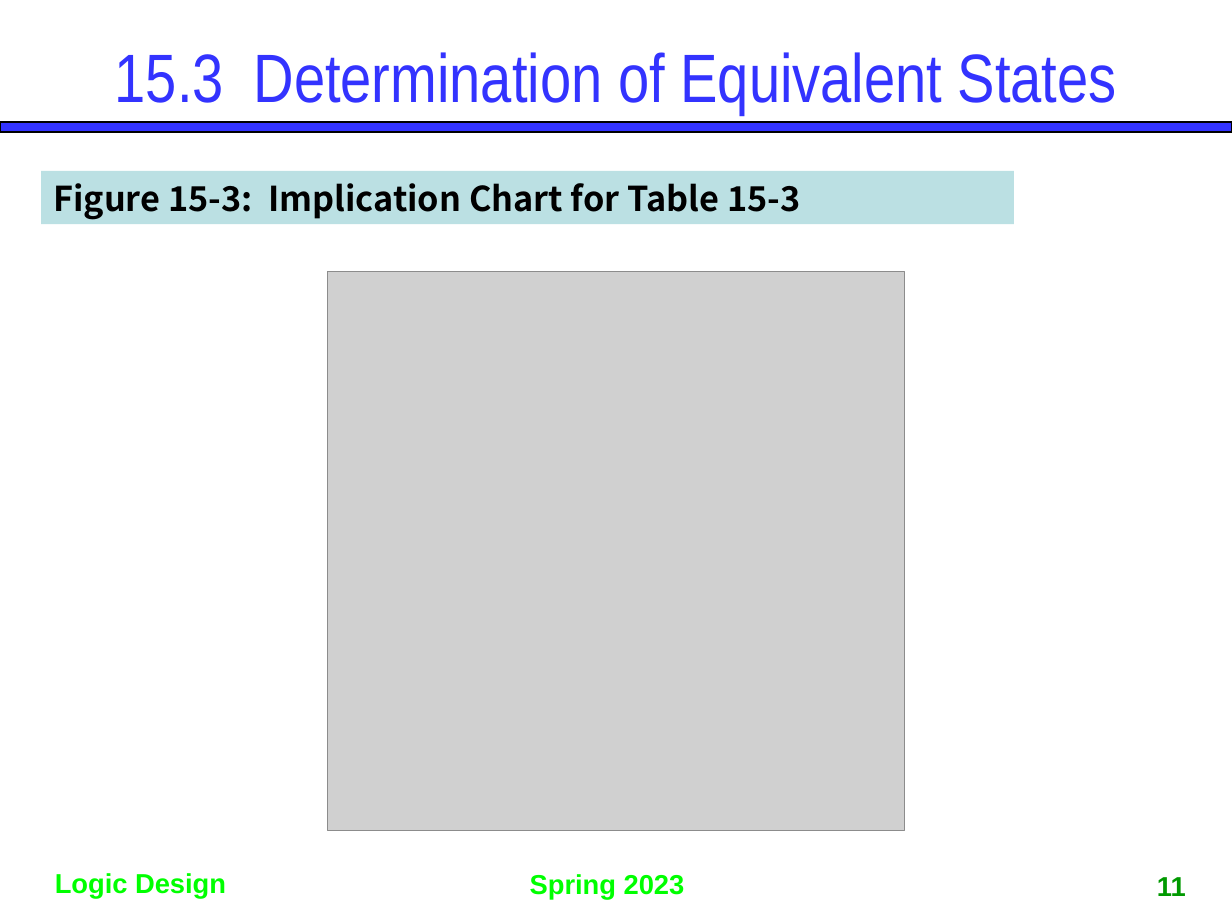
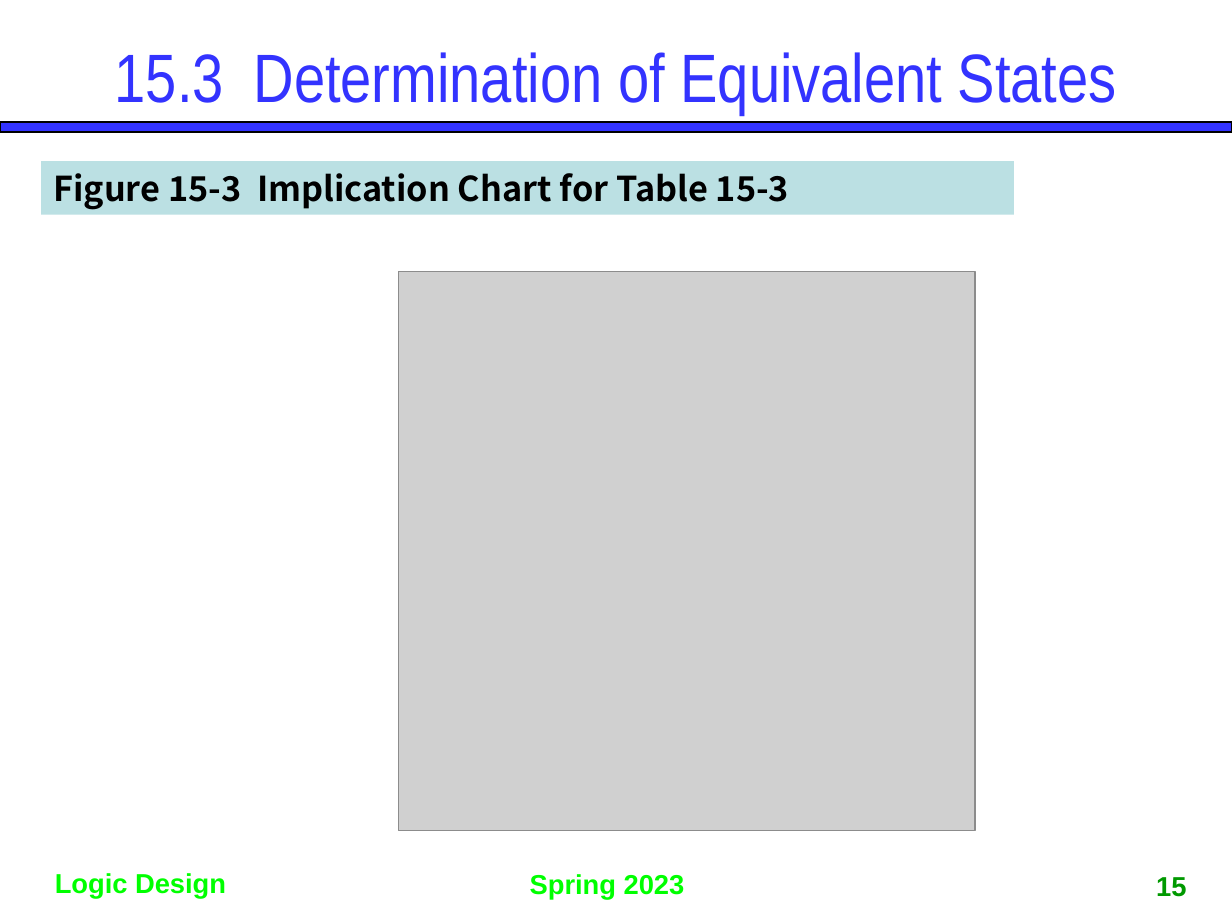
Before and after one commit to gdlee412/Logic-Circuits, a slide deck: slide 15 of 자료/Ch15. Reduction of State Tables and State Assignment.pptx (slide 11 before the commit). Drawn at 1232x924 pixels with LibreOffice and Linux fonts; fonts in the diff are those of the drawing; grey boxes stand for pictures. Boxes give left, top, right and bottom in pixels: in the first picture for what was removed or moved away, otherwise in the second. Text is boxed around its words. In the diff, an @@ line names an element or a change of style, - is before the commit and + after.

```diff
--- a/자료/Ch15. Reduction of State Tables and State Assignment.pptx
+++ b/자료/Ch15. Reduction of State Tables and State Assignment.pptx
@@ rectangle "Figure 15-3 Implication Chart for ...": place and size @@
-rectangle "Figure 15-3 Implication Chart for ..." at bbox=[41, 171, 1014, 224]
+rectangle "Figure 15-3 Implication Chart for ..." at bbox=[41, 161, 1014, 214]
@@ text in rectangle at bbox=[53, 173, 789, 210]: text changed @@
-Figure 15-3: Implication Chart for Table 15-3
+Figure 15-3 Implication Chart for Table 15-3
@@ picture: place and size @@
-picture at bbox=[328, 272, 904, 832]
+picture at bbox=[398, 272, 975, 832]
@@ page number at bbox=[1156, 877, 1186, 897]: text changed @@
-11
+15
```
Also in this commit, not shown: 20 other slides changed, 20 slides added, 3 slides removed.
